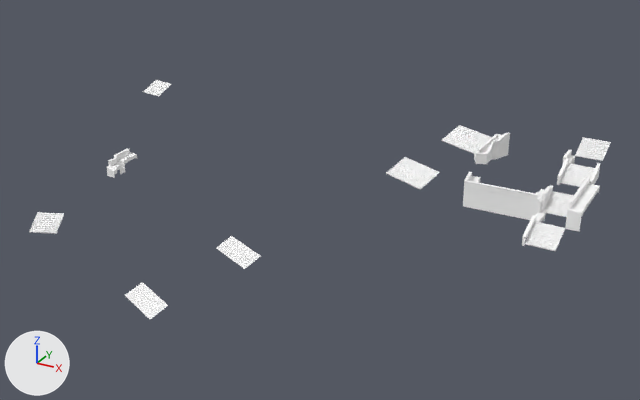
Before and after pictures for a commit that changed the glTF model games/yorimichi/assets/belmonte/meshes/SM_BM_BC_Works_1_2.glb.
Both versions are drawn from a 50 mm camera at (22.8, -173.0, 50.1) aimed at (-41.9, -55.4, -8.7). Every picture has the same lights, and +X, +Y and +Z are marked at lower left. The picture after the commit comes second. Vertices at exactly the same position are counted once.

The first picture shows 'SM_BM_BC_Works_1_2'.
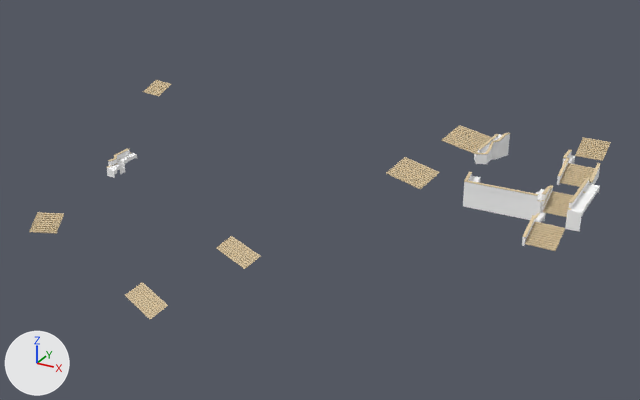
Location of each change, (x1, y1, x2, y2) in pixels of the pictures (640 x 400 px):
```json
{"part": 1, "of": "me_sm_bc_works_1_2", "change": "recoloured", "before": [29, 80, 611, 319], "after": [29, 80, 611, 319]}
```

Edits to the scene script, one JSON object a line:
```json
{"block": "me_sm_bc_works_1_2", "where": "me_sm_bc_works_1_2.from_pydata(...)  # 3527 vertices, 4883 faces; spans x -99.1..-0.4, y -91.9..-26.2, z -14.2..-0.3"}
{"block": "me_sm_bc_works_1_2", "where": "# used by ob_sm_bm_bc_works_1_2; location = (0.0, 0.0, 0.0)"}
{"block": "me_sm_bc_works_1_2", "change": "me_sm_bc_works_1_2 part 1: 4883 faces centred in x -98.6..-0.4, y -91.6..-26.4, z -14.1..-0.3 are repainted in the vertex colours; the middle colour goes from white #ffffff to beige #d5c19d"}
```
